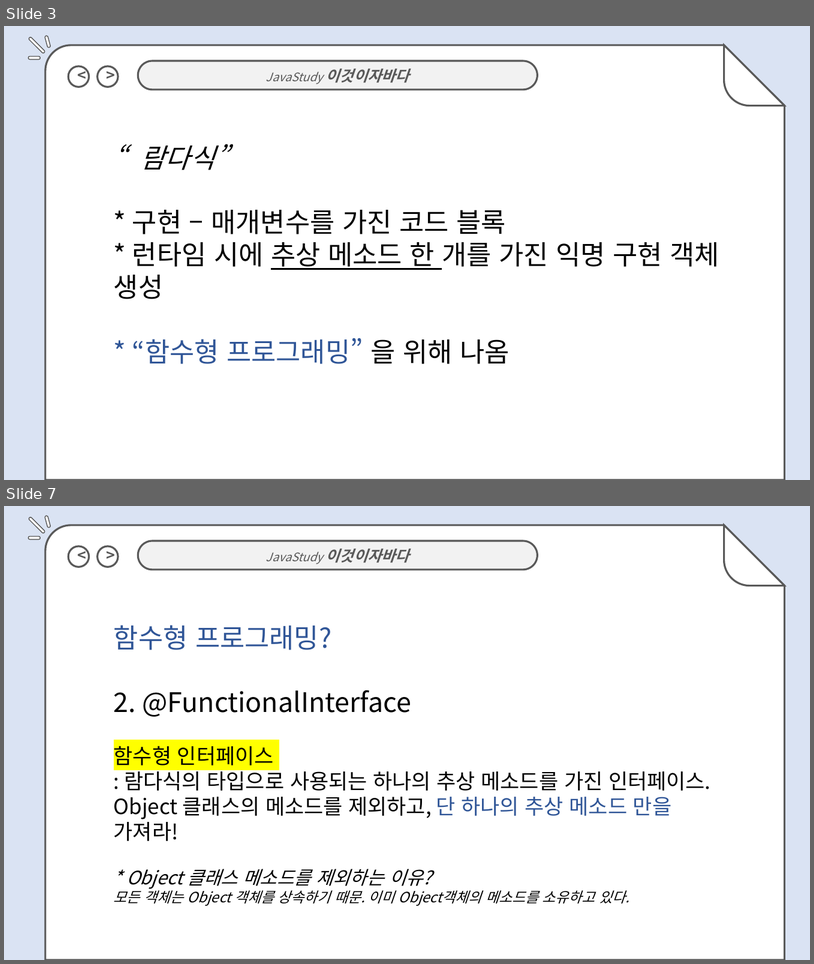
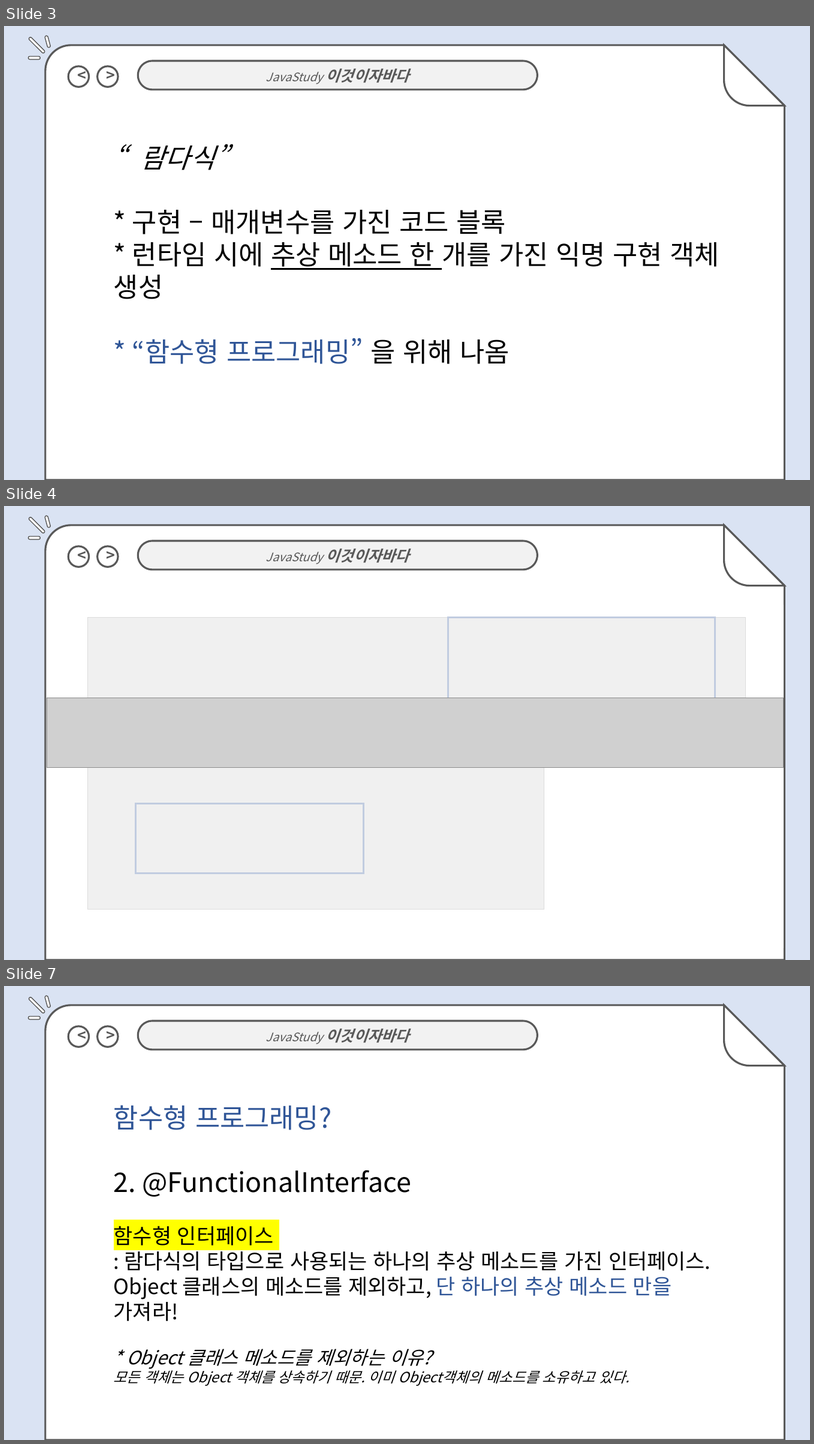
Before and after one commit to jihyyeshin/2019-1-Javastudy, a slide deck: 4주차/4.4 신지혜 발표자료.pptx. Shown one above the other, each under a label of ours: slides 3 and 7 before the commit, slides 3, 4 and 7 after it; the slides between them are not shown. The pictures are 814x964 and 814x1444 pixels, drawn with LibreOffice and Linux fonts; fonts in the diff are those of the drawing; grey boxes stand for pictures. Boxes give left, top, right and bottom in pixels: in the first picture for what was removed or moved away, otherwise in the second. Text is boxed around its words. In the diff, an @@ line names an element or a change of style, - is before the commit and + after.

```diff
--- a/4주차/4.4 신지혜 발표자료.pptx
+++ b/4주차/4.4 신지혜 발표자료.pptx
@@ slide 4 added at box(4, 506, 810, 960), background #DAE3F3; not listed: 8 template elements that a slide beside it also shows @@
@@ rectangle added at box(47, 604, 785, 948), fill #FFFFFF at 70% opacity @@
@@ picture added at box(88, 618, 545, 909) @@
@@ picture added at box(448, 618, 746, 719) @@
@@ rectangle added at box(448, 618, 715, 711), outline #2F5597 2.25 pt @@
@@ picture added at box(47, 698, 785, 768) @@
@@ rectangle added at box(135, 804, 364, 873), outline #2F5597 2.25 pt @@
```
Also in this commit, not shown: 3 slides changed, 1 slide removed, 2 other files.
